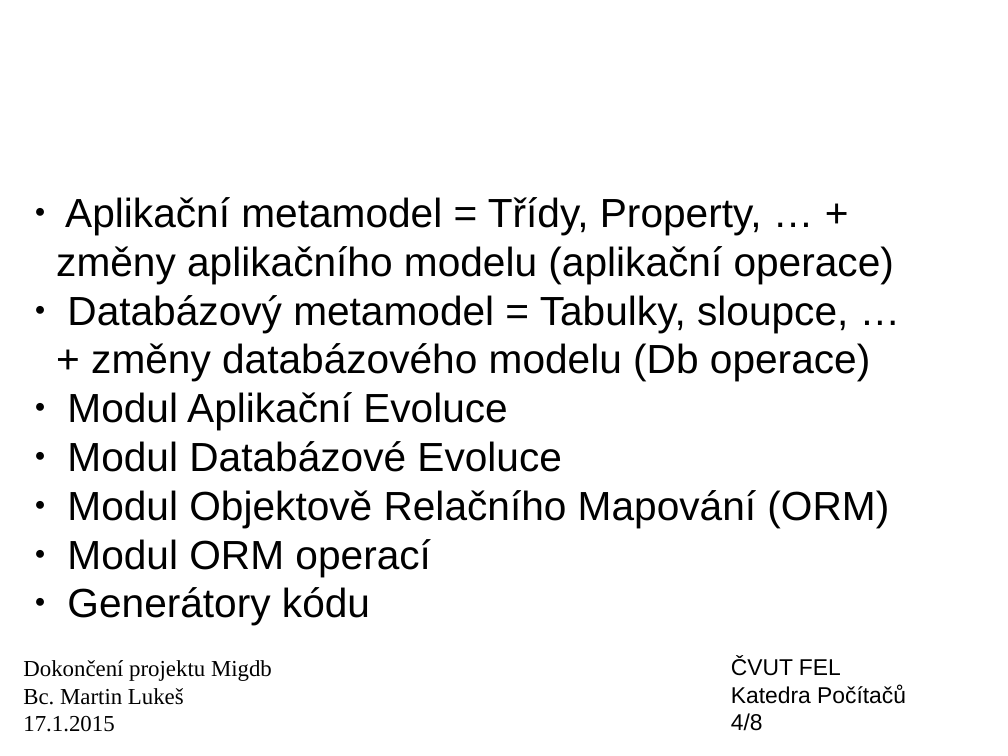
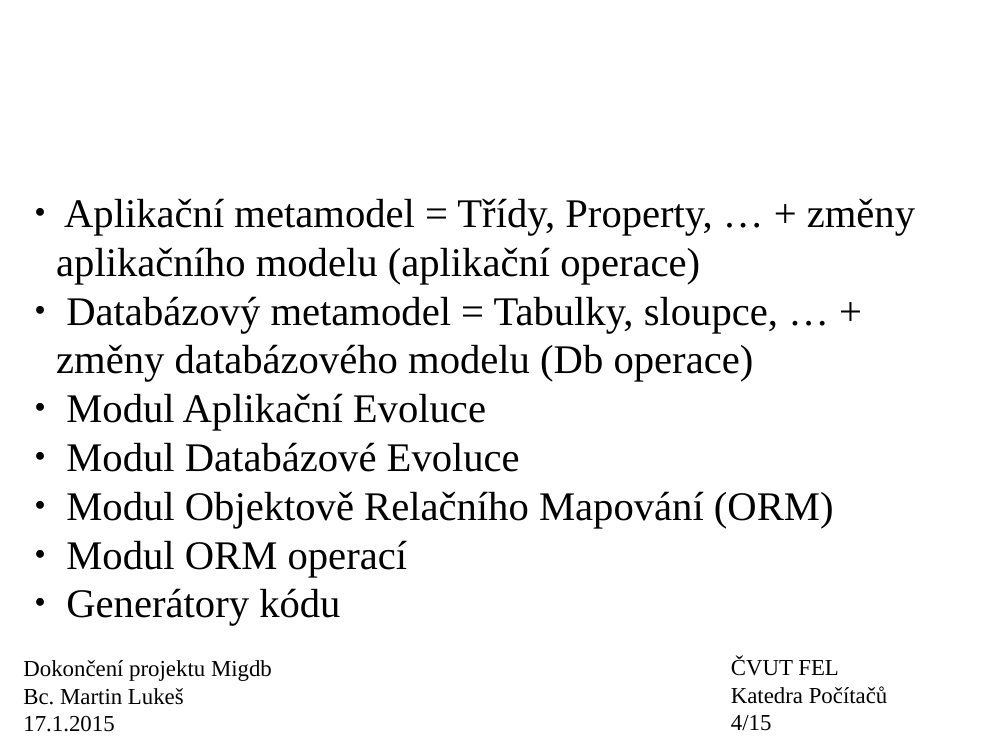
Before and after one commit to wox2/migrace_databaze, a slide deck: slide 4 of diplomka/prezentace.odp. Drawn at 1008x756 pixels with LibreOffice and Linux fonts; fonts in the diff are those of the drawing; background and template pictures are left out. Boxes give left, top, right and bottom in pixels: in the first picture for what was removed or moved away, otherwise in the second. Text is boxed around its words. In the diff, an @@ line names an element or a change of style, - is before the commit and + after.

```diff
--- a/diplomka/prezentace.odp
+++ b/diplomka/prezentace.odp
@@ subtitle "Aplikační metamodel = Třídy, Property, ..." at (56,198,915,626): font Arial to Times New Roman @@
@@ text at (731,658,888,704): font Arial to Times New Roman in "ČVUT FEL", "Katedra Počítačů" @@
@@ text at (731,715,772,731): text changed; font Arial to Times New Roman @@
-4/8
+4/15
```
Also in this commit, not shown: 7 other slides changed, 7 slides added, 2 other files.
